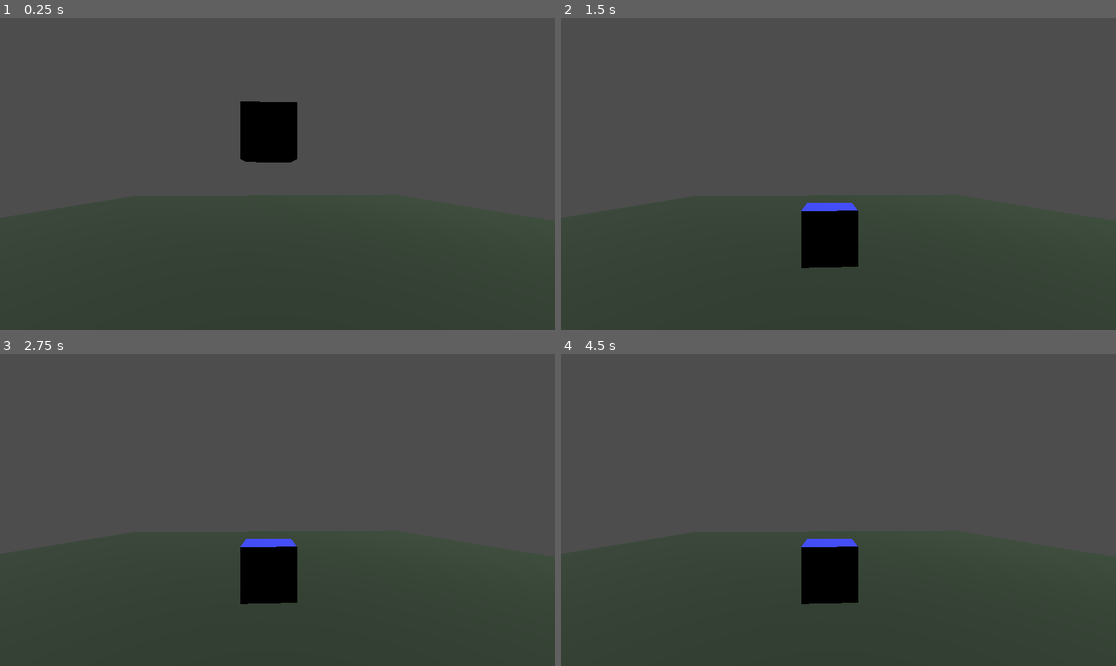
Above: before the commit, frames 1-4 (two rows, left to right).
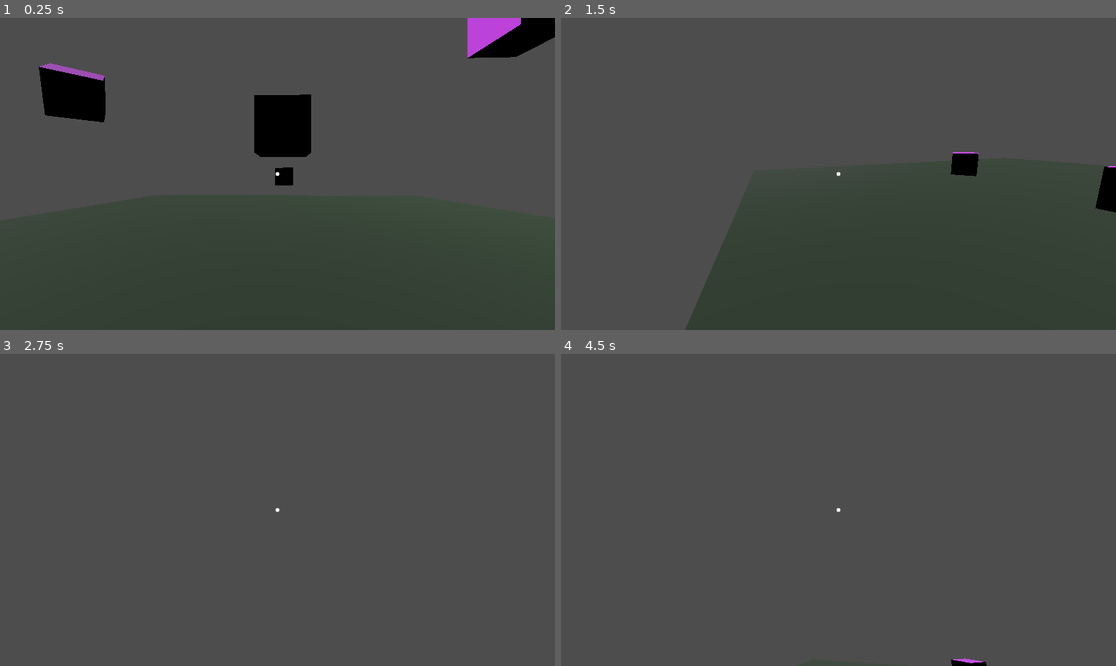
Above: after the commit, the same moments.

Repository: aaroca/thehunt-godot
Game: Godot game, scene res://scenes/tests.tscn
Same seed, same stepped clock (60 frames per second), same inputs: the game is played once before the commit and once after it.
Inputs (mouse positions are in pixels of both pictures, inside the frame that each line leads up to):
- Up to frame 1 (0.25 s): no input
- Up to frame 2 (1.5 s): tap Enter (ui_accept) at 0.5, 0.77, 0.8, 1.07, 1.35 s; move the mouse to (960, 158) at 0.52 s; hold Right (ui_right) 0.53-1.28 s; hold Tab (ui_tab, bound only after the commit) 0.53-1.28 s; move the mouse to (727, 189) at 1.27 s; hold Down (ui_down) from 1.28 s (still down)
- Up to frame 3 (2.75 s): tap Enter (ui_accept) at 1.52, 1.82, 2.3 s; tap Tab (ui_tab, bound only after the commit) at 1.55 s; move the mouse to (333, 441) at 2.02 s; release Down (ui_down) at 2.03 s; hold Right (ui_right) from 2.03 s (still down); hold Tab (ui_tab, bound only after the commit) from 2.03 s (still down)
- Up to frame 4 (4.5 s): tap Enter (ui_accept) at 2.75, 3.02, 3.32, 3.6, 3.77, 4.07 s; move the mouse to (810, 572) at 2.77 s; release Right (ui_right) at 2.78 s; release Tab (ui_tab, bound only after the commit) at 2.78 s; hold Up (ui_up) 2.78-3.53 s; tap Tab (ui_tab, bound only after the commit) at 2.85, 4.35 s; move the mouse to (1005, 556) at 3.52 s; hold Left (ui_left) from 3.53 s (still down); move the mouse to (672, 463) at 4.27 s

The runs differ from the first frame. In frame 1, 5.1% of the frame differs, in the area x 7-100%, y 0-54%; in frame 2, 5.2%; in frame 3, 18%, in the area x 0-100%, y 49-100%; in frame 4, 17%.

Commit message:
Player control

Diff:
--- /dev/null
+++ b/prefabs/obstacle.tscn
@@ -0,0 +1,21 @@
+[gd_scene load_steps=4 format=3 uid="uid://c6u8b4aft433k"]
+
+[sub_resource type="BoxShape3D" id="BoxShape3D_alfra"]
+
+[sub_resource type="StandardMaterial3D" id="StandardMaterial3D_snesq"]
+albedo_color = Color(0.862745, 0.282353, 1, 1)
+refraction_scale = 0.34
+
+[sub_resource type="BoxMesh" id="BoxMesh_4ntnc"]
+material = SubResource("StandardMaterial3D_snesq")
+
+[node name="obstacle" type="RigidBody3D"]
+collision_layer = 2
+collision_mask = 7
+
+[node name="obstacleCollision" type="CollisionShape3D" parent="."]
+shape = SubResource("BoxShape3D_alfra")
+
+[node name="obstacleShape" type="MeshInstance3D" parent="obstacleCollision"]
+mesh = SubResource("BoxMesh_4ntnc")
+skeleton = NodePath("../../..")
--- /dev/null
+++ b/prefabs/player.tscn
@@ -0,0 +1,43 @@
+[gd_scene load_steps=6 format=3 uid="uid://b34rym0jaouju"]
+
+[ext_resource type="Script" path="res://scripts/player.gd" id="1_45v8c"]
+[ext_resource type="Script" path="res://scripts/camera.gd" id="2_fsokt"]
+[ext_resource type="Texture2D" uid="uid://52rbplp5ou6l" path="res://assets/2d/crosshair001.png" id="3_plbpq"]
+
+[sub_resource type="BoxShape3D" id="BoxShape3D_8luw3"]
+size = Vector3(1, 2.00823, 1)
+
+[sub_resource type="CapsuleMesh" id="CapsuleMesh_rs4ka"]
+
+[node name="player" type="CharacterBody3D"]
+transform = Transform3D(0.99983, 0, -0.0184122, 0, 1, 0, 0.0184122, 0, 0.99983, 0, 0, 0)
+collision_layer = 4
+script = ExtResource("1_45v8c")
+
+[node name="playerCollision" type="CollisionShape3D" parent="."]
+transform = Transform3D(1, 0, 0, 0, 1, 0, 0, 0, 1, 0, 0.70139, 0)
+shape = SubResource("BoxShape3D_8luw3")
+
+[node name="playerShape" type="MeshInstance3D" parent="playerCollision"]
+mesh = SubResource("CapsuleMesh_rs4ka")
+
+[node name="mainCamera" type="Camera3D" parent="playerCollision/playerShape"]
+transform = Transform3D(0.999385, 0, 0.0350911, 0, 1, 0, -0.0350911, 0, 0.999385, 0.0336967, 0.632671, 0.0121033)
+script = ExtResource("2_fsokt")
+
+[node name="crosshair" type="TextureRect" parent="playerCollision/playerShape/mainCamera"]
+anchors_preset = 8
+anchor_left = 0.5
+anchor_top = 0.5
+anchor_right = 0.5
+anchor_bottom = 0.5
+offset_left = -64.0
+offset_top = -64.0
+offset_right = 64.0
+offset_bottom = 64.0
+grow_horizontal = 2
+grow_vertical = 2
+size_flags_horizontal = 4
+size_flags_vertical = 4
+texture = ExtResource("3_plbpq")
+stretch_mode = 3
--- a/project.godot
+++ b/project.godot
@@ -15,6 +15,51 @@
 config/features=PackedStringArray("4.1", "GL Compatibility")
 config/icon="res://icon.svg"
 
+[input]
+
+ui_left={
+"deadzone": 0.5,
+"events": [Object(InputEventKey,"resource_local_to_scene":false,"resource_name":"","device":0,"window_id":0,"alt_pressed":false,"shift_pressed":false,"ctrl_pressed":false,"meta_pressed":false,"pressed":false,"keycode":4194319,"physical_keycode":0,"key_label":0,"unicode":0,"echo":false,"script":null)
+, Object(InputEventJoypadButton,"resource_local_to_scene":false,"resource_name":"","device":0,"button_index":13,"pressure":0.0,"pressed":false,"script":null)
+, Object(InputEventJoypadMotion,"resource_local_to_scene":false,"resource_name":"","device":0,"axis":0,"axis_value":-1.0,"script":null)
+, Object(InputEventKey,"resource_local_to_scene":false,"resource_name":"","device":-1,"window_id":0,"alt_pressed":false,"shift_pressed":false,"ctrl_pressed":false,"meta_pressed":false,"pressed":false,"keycode":0,"physical_keycode":65,"key_label":0,"unicode":97,"echo":false,"script":null)
+]
+}
+ui_right={
+"deadzone": 0.5,
+"events": [Object(InputEventKey,"resource_local_to_scene":false,"resource_name":"","device":0,"window_id":0,"alt_pressed":false,"shift_pressed":false,"ctrl_pressed":false,"meta_pressed":false,"pressed":false,"keycode":4194321,"physical_keycode":0,"key_label":0,"unicode":0,"echo":false,"script":null)
+, Object(InputEventJoypadButton,"resource_local_to_scene":false,"resource_name":"","device":0,"button_index":14,"pressure":0.0,"pressed":false,"script":null)
+, Object(InputEventJoypadMotion,"resource_local_to_scene":false,"resource_name":"","device":0,"axis":0,"axis_value":1.0,"script":null)
+, Object(InputEventKey,"resource_local_to_scene":false,"resource_name":"","device":-1,"window_id":0,"alt_pressed":false,"shift_pressed":false,"ctrl_pressed":false,"meta_pressed":false,"pressed":false,"keycode":0,"physical_keycode":68,"key_label":0,"unicode":100,"echo":false,"script":null)
+]
+}
+ui_up={
+"deadzone": 0.5,
+"events": [Object(InputEventKey,"resource_local_to_scene":false,"resource_name":"","device":0,"window_id":0,"alt_pressed":false,"shift_pressed":false,"ctrl_pressed":false,"meta_pressed":false,"pressed":false,"keycode":4194320,"physical_keycode":0,"key_label":0,"unicode":0,"echo":false,"script":null)
+, Object(InputEventJoypadButton,"resource_local_to_scene":false,"resource_name":"","device":0,"button_index":11,"pressure":0.0,"pressed":false,"script":null)
+, Object(InputEventJoypadMotion,"resource_local_to_scene":false,"resource_name":"","device":0,"axis":1,"axis_value":-1.0,"script":null)
+, Object(InputEventKey,"resource_local_to_scene":false,"resource_name":"","device":-1,"window_id":0,"alt_pressed":false,"shift_pressed":false,"ctrl_pressed":false,"meta_pressed":false,"pressed":false,"keycode":0,"physical_keycode":87,"key_label":0,"unicode":119,"echo":false,"script":null)
+]
+}
+ui_down={
+"deadzone": 0.5,
+"events": [Object(InputEventKey,"resource_local_to_scene":false,"resource_name":"","device":0,"window_id":0,"alt_pressed":false,"shift_pressed":false,"ctrl_pressed":false,"meta_pressed":false,"pressed":false,"keycode":4194322,"physical_keycode":0,"key_label":0,"unicode":0,"echo":false,"script":null)
+, Object(InputEventJoypadButton,"resource_local_to_scene":false,"resource_name":"","device":0,"button_index":12,"pressure":0.0,"pressed":false,"script":null)
+, Object(InputEventJoypadMotion,"resource_local_to_scene":false,"resource_name":"","device":0,"axis":1,"axis_value":1.0,"script":null)
+, Object(InputEventKey,"resource_local_to_scene":false,"resource_name":"","device":-1,"window_id":0,"alt_pressed":false,"shift_pressed":false,"ctrl_pressed":false,"meta_pressed":false,"pressed":false,"keycode":0,"physical_keycode":83,"key_label":0,"unicode":115,"echo":false,"script":null)
+]
+}
+ui_exit={
+"deadzone": 0.5,
+"events": [Object(InputEventKey,"resource_local_to_scene":false,"resource_name":"","device":-1,"window_id":0,"alt_pressed":false,"shift_pressed":false,"ctrl_pressed":false,"meta_pressed":false,"pressed":false,"keycode":0,"physical_keycode":4194305,"key_label":0,"unicode":0,"echo":false,"script":null)
+]
+}
+ui_tab={
+"deadzone": 0.5,
+"events": [Object(InputEventKey,"resource_local_to_scene":false,"resource_name":"","device":-1,"window_id":0,"alt_pressed":false,"shift_pressed":false,"ctrl_pressed":false,"meta_pressed":false,"pressed":false,"keycode":0,"physical_keycode":4194306,"key_label":0,"unicode":0,"echo":false,"script":null)
+]
+}
+
 [layer_names]
 
 3d_physics/layer_1="floor"
--- a/scenes/tests.tscn
+++ b/scenes/tests.tscn
@@ -1,12 +1,8 @@
-[gd_scene load_steps=9 format=3 uid="uid://bfklxn17yt48j"]
+[gd_scene load_steps=8 format=3 uid="uid://bfklxn17yt48j"]
 
-[sub_resource type="BoxShape3D" id="BoxShape3D_alfra"]
-
-[sub_resource type="StandardMaterial3D" id="StandardMaterial3D_snesq"]
-albedo_color = Color(0.231373, 0.282353, 1, 1)
-
-[sub_resource type="BoxMesh" id="BoxMesh_4ntnc"]
-material = SubResource("StandardMaterial3D_snesq")
+[ext_resource type="Script" path="res://scripts/debug.gd" id="1_3ok25"]
+[ext_resource type="PackedScene" uid="uid://b34rym0jaouju" path="res://prefabs/player.tscn" id="2_hkmjo"]
+[ext_resource type="PackedScene" uid="uid://c6u8b4aft433k" path="res://prefabs/obstacle.tscn" id="2_kuul4"]
 
 [sub_resource type="BoxShape3D" id="BoxShape3D_sy1m3"]
 size = Vector3(20, 0.2, 20)
@@ -18,29 +14,21 @@
 material = SubResource("StandardMaterial3D_egurx")
 size = Vector3(20, 0.2, 20)
 
-[sub_resource type="BoxShape3D" id="BoxShape3D_8luw3"]
-size = Vector3(1, 2.00823, 1)
-
-[sub_resource type="CapsuleMesh" id="CapsuleMesh_rs4ka"]
+[sub_resource type="BoxShape3D" id="BoxShape3D_sd3hk"]
+size = Vector3(21, 5, 0.1)
 
 [node name="tests" type="Node3D"]
+script = ExtResource("1_3ok25")
 
 [node name="sun" type="DirectionalLight3D" parent="."]
 transform = Transform3D(1, 0, 0, 0, 0.684878, 0.728658, 0, -0.728658, 0.684878, 0, 6.42572, 5.70596)
+metadata/_edit_lock_ = true
 
-[node name="obstacle" type="RigidBody3D" parent="."]
-transform = Transform3D(1, 0, 0, 0, 1, 0, 0, 0, 1, 1.47064, 2.78491, 0)
-collision_layer = 2
-collision_mask = 7
-
-[node name="obstacleCollision" type="CollisionShape3D" parent="obstacle"]
-shape = SubResource("BoxShape3D_alfra")
-
-[node name="obstacleShape" type="MeshInstance3D" parent="obstacle/obstacleCollision"]
-mesh = SubResource("BoxMesh_4ntnc")
-skeleton = NodePath("../../..")
+[node name="obstacle" parent="." instance=ExtResource("2_kuul4")]
+transform = Transform3D(1, 0, 0, 0, 1, 0, 0, 0, 1, 1.47064, 2.89775, 0)
 
 [node name="floor" type="StaticBody3D" parent="."]
+metadata/_edit_lock_ = true
 
 [node name="floorCollision" type="CollisionShape3D" parent="floor"]
 shape = SubResource("BoxShape3D_sy1m3")
@@ -49,17 +37,30 @@
 mesh = SubResource("BoxMesh_la11p")
 skeleton = NodePath("../../..")
 
-[node name="player" type="CharacterBody3D" parent="."]
-transform = Transform3D(0.99983, 0, -0.0184122, 0, 1, 0, 0.0184122, 0, 0.99983, 5.50439, 0.402725, 0)
-collision_layer = 4
-collision_mask = 3
+[node name="invisibleWall1" type="CollisionShape3D" parent="floor"]
+transform = Transform3D(1, 0, 0, 0, 1, 0, 0, 0, 1, 0, 1.69095, 9.93749)
+shape = SubResource("BoxShape3D_sd3hk")
 
-[node name="playerCollision" type="CollisionShape3D" parent="player"]
-transform = Transform3D(1, 0, 0, 0, 1, 0, 0, 0, 1, 0, 0.70139, 0)
-shape = SubResource("BoxShape3D_8luw3")
+[node name="invisibleWall2" type="CollisionShape3D" parent="floor"]
+transform = Transform3D(1, 0, 0, 0, 1, 0, 0, 0, 1, 0, 1.69095, -9.95933)
+shape = SubResource("BoxShape3D_sd3hk")
 
-[node name="playerShape" type="MeshInstance3D" parent="player/playerCollision"]
-mesh = SubResource("CapsuleMesh_rs4ka")
+[node name="invisibleWall3" type="CollisionShape3D" parent="floor"]
+transform = Transform3D(-4.37114e-08, 0, 1, 0, 1, 0, -1, 0, -4.37114e-08, 9.94055, 1.69095, -0.120233)
+shape = SubResource("BoxShape3D_sd3hk")
 
-[node name="mainCamera" type="Camera3D" parent="player/playerCollision/playerShape"]
-transform = Transform3D(0.0283232, 0, 0.999599, 0, 1, 0, -0.999599, 0, 0.0283232, 0.0336967, 0.632671, 0.0121033)
+[node name="invisibleWall4" type="CollisionShape3D" parent="floor"]
+transform = Transform3D(-4.37114e-08, 0, 1, 0, 1, 0, -1, 0, -4.37114e-08, -9.95662, 1.69095, -0.120233)
+shape = SubResource("BoxShape3D_sd3hk")
+
+[node name="player" parent="." instance=ExtResource("2_hkmjo")]
+transform = Transform3D(-4.37114e-08, 0, 1, 0, 1, 0, -1, 0, -4.37114e-08, 5.50439, 0.402725, 0)
+
+[node name="obstacle2" parent="." instance=ExtResource("2_kuul4")]
+transform = Transform3D(1, 0, 0, 0, 1, 0, 0, 0, 1, -6.35237, 1.87015, 0)
+
+[node name="obstacle3" parent="." instance=ExtResource("2_kuul4")]
+transform = Transform3D(1, 0, 0, 0, 1, 0, 0, 0, 1, 1.47064, 5.0314, -4.49542)
+
+[node name="obstacle4" parent="." instance=ExtResource("2_kuul4")]
+transform = Transform3D(0.64679, 0.346244, -0.679542, 0, 0.891007, 0.453991, 0.762668, -0.293636, 0.576294, 0.69581, 3.99485, 5.04719)
--- /dev/null
+++ b/scripts/camera.gd
@@ -0,0 +1,11 @@
+extends Camera3D
+
+@export var mouse_sens:float = 0.3
+var camera_anglev:float = 0
+
+func _input(event):
+	if event is InputEventMouseMotion:
+		var changev=-event.relative.y*mouse_sens
+		if camera_anglev+changev>-50 and camera_anglev+changev<50:
+			camera_anglev+=changev
+			rotate_x(deg_to_rad(changev))
--- /dev/null
+++ b/scripts/debug.gd
@@ -0,0 +1,15 @@
+extends Node3D
+
+var original_mouse_mode = Input.mouse_mode
+
+func _ready():
+	Input.mouse_mode = Input.MOUSE_MODE_CAPTURED
+
+func _input(event):
+	if event.is_action_pressed("ui_exit"):
+		get_tree().quit()
+	elif event.is_action_pressed("ui_tab"):
+		if Input.mouse_mode == Input.MOUSE_MODE_CAPTURED:
+			Input.mouse_mode = self.original_mouse_mode
+		else:
+			Input.mouse_mode = Input.MOUSE_MODE_CAPTURED
--- /dev/null
+++ b/scripts/player.gd
@@ -0,0 +1,40 @@
+extends CharacterBody3D
+
+
+const SPEED = 5.0
+const JUMP_VELOCITY = 4.5
+
+@export var mouse_sens:float = 0.3
+var camera_anglev:float = 0
+
+# Get the gravity from the project settings to be synced with RigidBody nodes.
+var gravity = ProjectSettings.get_setting("physics/3d/default_gravity")
+
+
+func _physics_process(delta):
+	# Add the gravity.
+	if not is_on_floor():
+		velocity.y -= gravity * delta
+
+	# Handle Jump.
+	if Input.is_action_just_pressed("ui_accept") and is_on_floor():
+		velocity.y = JUMP_VELOCITY
+
+	# Get the input direction and handle the movement/deceleration.
+	# As good practice, you should replace UI actions with custom gameplay actions.
+	var input_dir = Input.get_vector("ui_left", "ui_right", "ui_up", "ui_down")
+	var direction = (transform.basis * Vector3(input_dir.x, 0, input_dir.y)).normalized()
+	if direction:
+		velocity.x = direction.x * SPEED
+		velocity.z = direction.z * SPEED
+	else:
+		velocity.x = move_toward(velocity.x, 0, SPEED)
+		velocity.z = move_toward(velocity.z, 0, SPEED)
+
+	move_and_slide()
+
+func _input(event):
+	if event is InputEventMouseMotion:
+		var changev=-event.relative.x*mouse_sens
+		camera_anglev+=changev
+		rotate_y(deg_to_rad(changev))
Binary file added: assets/2d/crosshair001.png
Not shown, added: assets/2d/crosshair001.png.import
